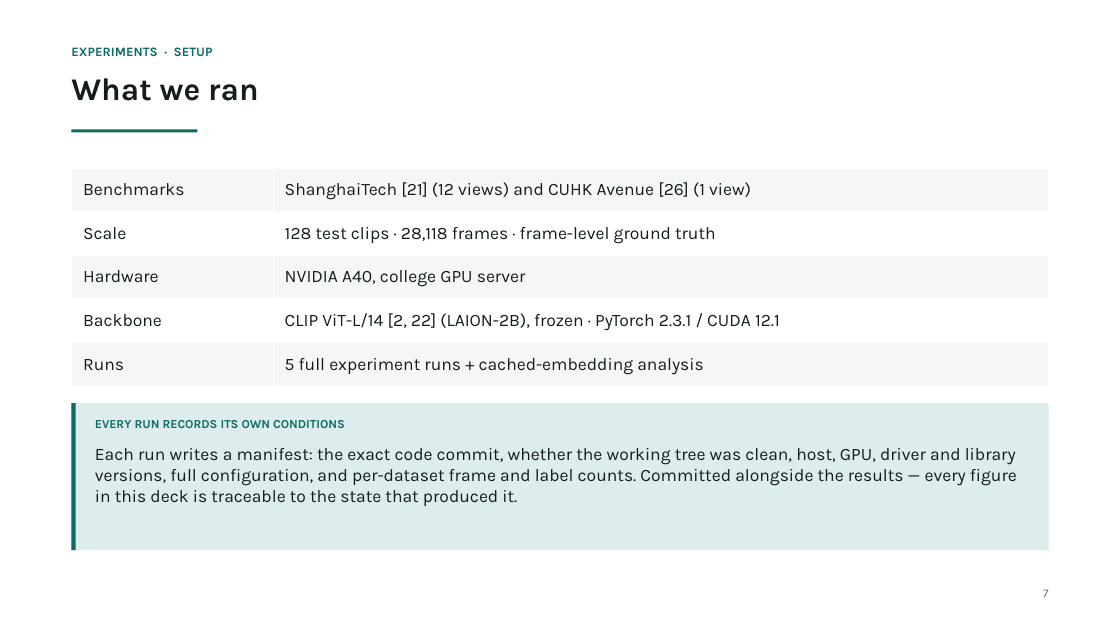
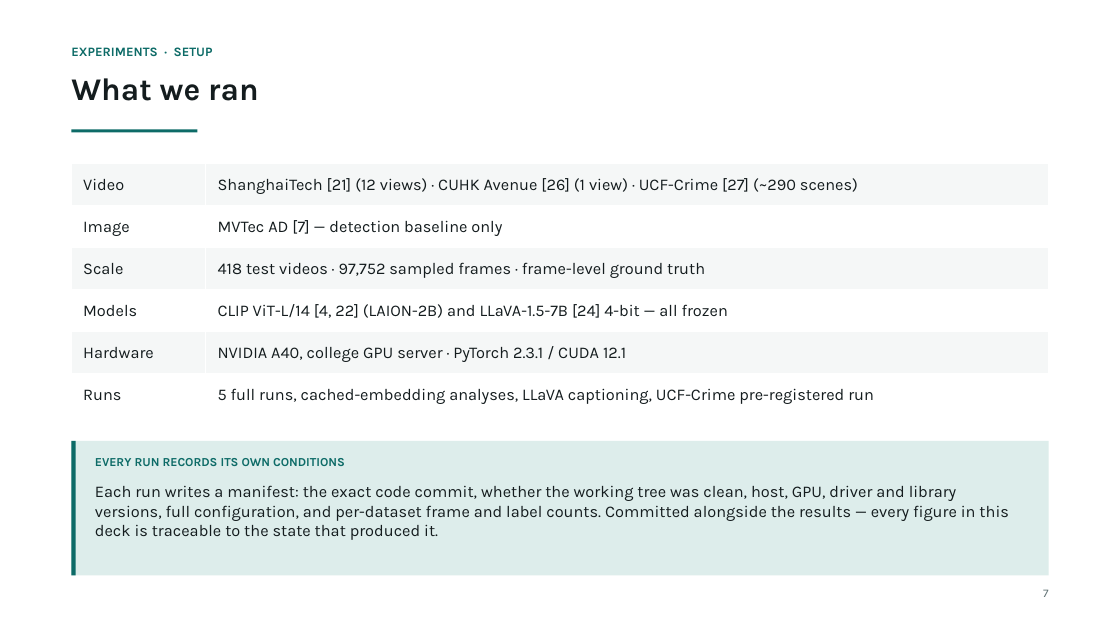
Before and after one commit to prakash-nitc/multimodal-anomaly-detection, a slide deck: slide 8 of docs/06_presentations/DA-ZVAD_Phase3_Review.pptx. Drawn at 1120x630 pixels with LibreOffice and Linux fonts; fonts in the diff are those of the drawing. Boxes give left, top, right and bottom in pixels: in the first picture for what was removed or moved away, otherwise in the second. Text is boxed around its words. In the diff, an @@ line names an element or a change of style, - is before the commit and + after.

Commit message:
Phase 3 deck full audit: setup slide (3 benchmarks, 418 videos, LLaVA), UCF-Crime in comparison and scene-count tables, wrong Ada-VAD citation fixed, within-video finding on interpretation/limitations/summary, plan follows master plan, references regenerated

```diff
--- a/docs/06_presentations/DA-ZVAD_Phase3_Review.pptx
+++ b/docs/06_presentations/DA-ZVAD_Phase3_Review.pptx
@@ table at (71,164,1049,416) @@
-row 1: Benchmarks | ShanghaiTech [21] (12 views) and CUHK Avenue [26] (1 view)
-row 2: Scale | 128 test clips · 28,118 frames · frame-level ground truth
-row 3: Hardware | NVIDIA A40, college GPU server
-row 4: Backbone | CLIP ViT-L/14 [2, 22] (LAION-2B), frozen · PyTorch 2.3.1 / CUDA 12.1
-row 5: Runs | 5 full experiment runs + cached-embedding analysis
+row 1: Video | ShanghaiTech [21] (12 views) · CUHK Avenue [26] (1 view) · UCF-Crime [27] (~290 scenes)
+row 2: Image | MVTec AD [7] — detection baseline only
+row 3: Scale | 418 test videos · 97,752 sampled frames · frame-level ground truth
+row 4: Models | CLIP ViT-L/14 [4, 22] (LAION-2B) and LLaVA-1.5-7B [24] 4-bit — all frozen
+row 5: Hardware | NVIDIA A40, college GPU server · PyTorch 2.3.1 / CUDA 12.1
+row 6: Runs | 5 full runs, cached-embedding analyses, LLaVA captioning, UCF-Crime pre-registered run
@@ table: place and size @@
-table at (71,168,1049,386)
+table at (71,164,1049,416)
@@ rectangle: place and size @@
-rectangle at (71,403,1049,550)
+rectangle at (71,441,1049,576)
@@ rectangle: place and size @@
-rectangle at (71,403,76,550)
+rectangle at (71,441,76,576)
@@ text "EVERY RUN RECORDS ITS OWN ...": place and size @@
-text "EVERY RUN RECORDS ITS OWN ..." at (95,420,345,428)
+text "EVERY RUN RECORDS ITS OWN ..." at (95,458,345,466)
@@ text "Each run writes a manifest: ...": place and size @@
-text "Each run writes a manifest: ..." at (95,448,1017,506)
+text "Each run writes a manifest: ..." at (95,485,1008,540)
@@ text "Each run writes a manifest: ..." at (95,485,1008,540): size 15 to 14 pt @@
```
Also in this commit, not shown: 12 other slides changed, 1 other file.
